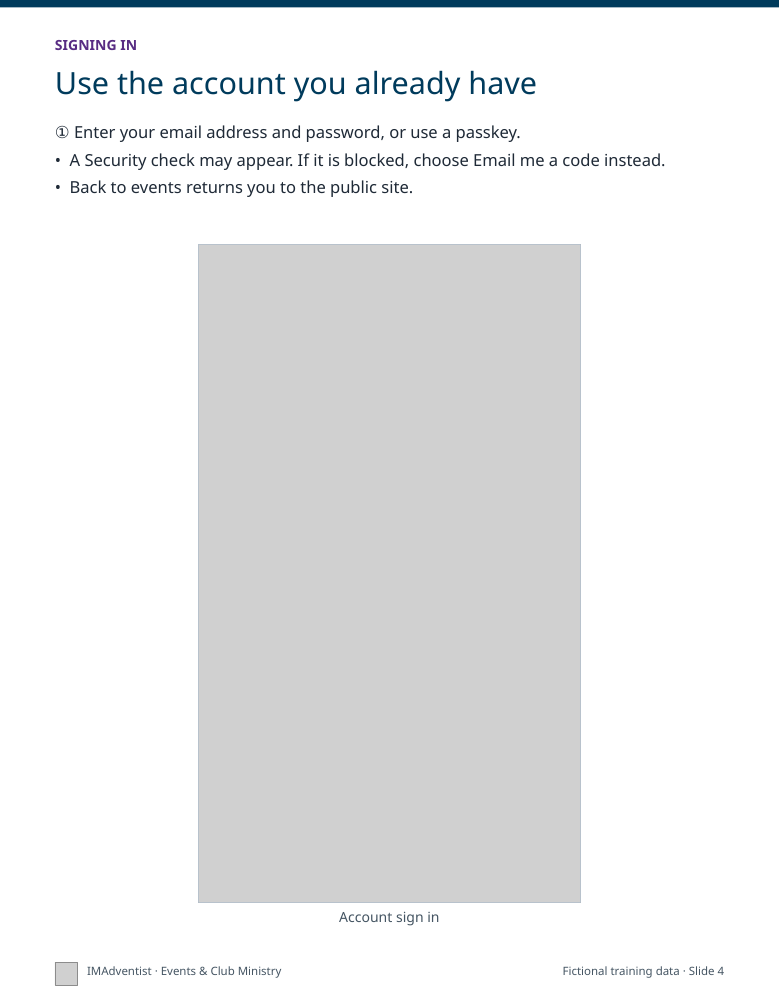
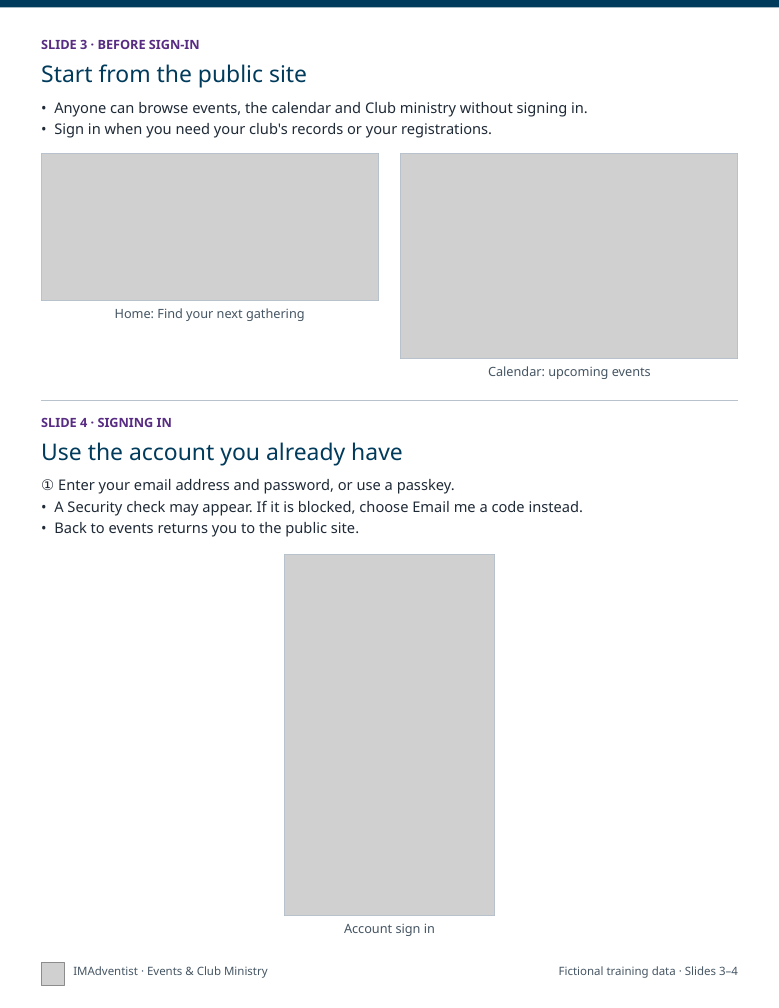
Before and after one commit to DurantTL/IMSDA-Events, a slide deck: slide 2 of docs/platform-documentation/2026-11-05/exports/IMAdventist-getting-started-print.pptx (slide 4 before the commit). Drawn at 779x1008 pixels with LibreOffice and Linux fonts; fonts in the diff are those of the drawing; grey boxes stand for pictures. Boxes give left, top, right and bottom in pixels: in the first picture for what was removed or moved away, otherwise in the second. Text is boxed around its words. In the diff, an @@ line names an element or a change of style, - is before the commit and + after.

```diff
--- a/docs/platform-documentation/2026-11-05/exports/IMAdventist-getting-started-print.pptx
+++ b/docs/platform-documentation/2026-11-05/exports/IMAdventist-getting-started-print.pptx
@@ text at (41,40,200,49): text changed; size 11 to 10 pt @@
-SIGNING IN
+SLIDE 3 · BEFORE SIGN-IN
@@ text at (41,64,307,88): text changed; size 24 to 18 pt @@
-Use the account you already have
+Start from the public site
@@ text added at (54,102,588,138), 11.5 pt, text #1F2A37 @@
+• Anyone can browse events, the calendar and Club ministry without signing in.
+• Sign in when you need your club's records or your registrations.
@@ rectangle: place and size @@
-rectangle at (198,245,580,903)
+rectangle at (41,153,378,301)
@@ picture added at (41,153,378,301) @@
@@ picture added at (401,153,738,358) @@
@@ rectangle added at (401,153,738,358), outline #B8C2CC 0.75 pt @@
@@ text added at (115,308,305,321), 10 pt, text #455563 @@
+Home: Find your next gathering
@@ text added at (488,366,651,379), 10 pt, text #455563 @@
+Calendar: upcoming events
@@ line added from (41, 400) to (738, 400), #B8C2CC 0.75 pt @@
@@ text added at (41,418,172,427), 10 pt, text #582C83, bold @@
+SLIDE 4 · SIGNING IN
@@ text added at (41,442,403,466), 18 pt, text #003B5C @@
+Use the account you already have
@@ text "① Enter your email address ...": place and size @@
-text "① Enter your email address ..." at (55,125,666,197)
+text "① Enter your email address ..." at (41,479,584,537)
@@ text "① Enter your email address ..." at (41,479,584,537): size 13 to 11.5 pt; less space between paragraphs @@
@@ picture: place and size @@
-picture at (198,245,580,903)
+picture at (284,554,494,916)
@@ rectangle added at (284,554,494,916), outline #B8C2CC 0.75 pt @@
@@ text "Account sign in": place and size @@
-text "Account sign in" at (339,911,439,926)
+text "Account sign in" at (344,923,435,936)
@@ text "Account sign in" at (344,923,435,936): size 11 to 10 pt @@
@@ picture: place and size @@
-picture at (55,962,78,985)
+picture at (41,962,64,985)
@@ text "IMAdventist · Events & Club ...": place and size @@
-text "IMAdventist · Events & Club ..." at (87,966,282,978)
+text "IMAdventist · Events & Club ..." at (73,966,268,978)
@@ text at (559,966,738,978): text changed @@
-Fictional training data · Slide 4
+Fictional training data · Slides 3–4
```
Also in this commit, not shown: 15 other slides changed, 15 slides removed, 4 other files.
